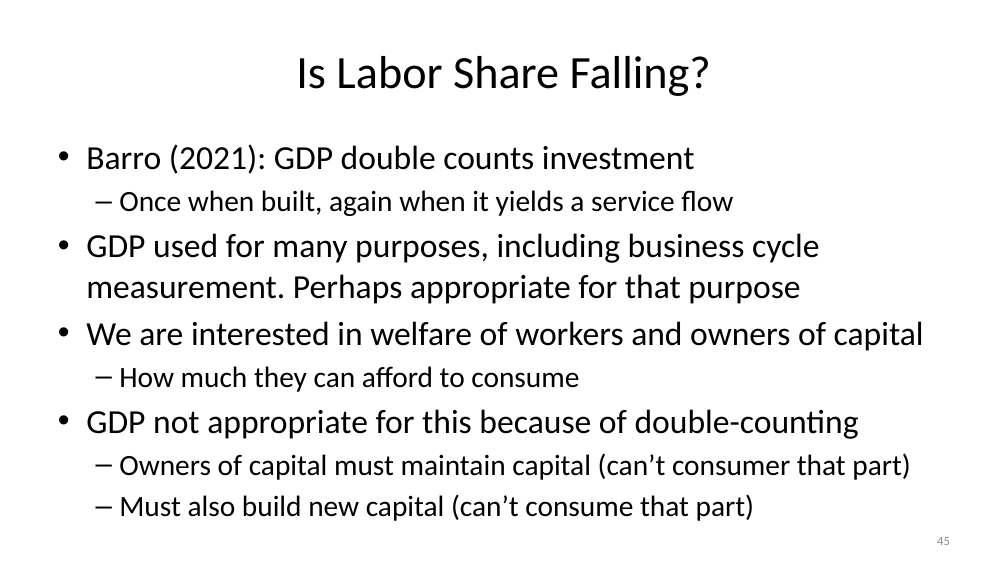
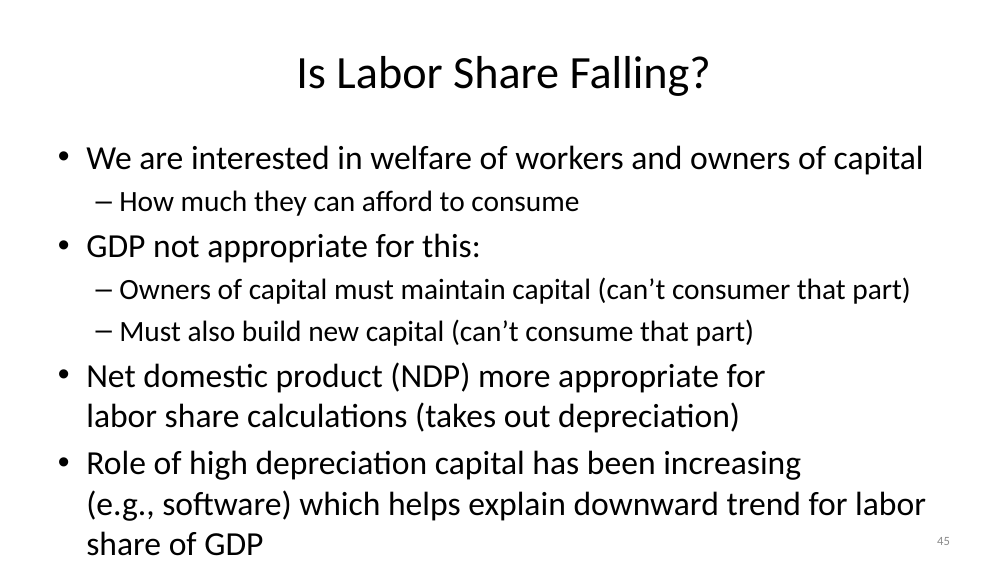
Before and after one commit to jonsteinsson/jonsteinsson.github.io, a slide deck: slide 45 of static/teaching/ProductionSlides.pptx. Drawn at 1008x567 pixels with LibreOffice and Linux fonts; fonts in the diff are those of the drawing. Boxes give left, top, right and bottom in pixels: in the first picture for what was removed or moved away, otherwise in the second. Text is boxed around its words. In the diff, an @@ line names an element or a change of style, - is before the commit and + after.

Commit message:
Update Production Chapter

```diff
--- a/static/teaching/ProductionSlides.pptx
+++ b/static/teaching/ProductionSlides.pptx
@@ text at (86, 144, 820, 304): paragraphs removed @@
-• Barro (2021): GDP double counts investment
-  – Once when built, again when it yields a service flow
-• GDP used for many purposes, including business cycle measurement. Perhaps appropriate for that purpose
@@ text at (86, 233, 481, 263): text changed @@
-• GDP not appropriate for this because of double-counting
+• GDP not appropriate for this:
@@ text at (86, 362, 926, 556): paragraphs added @@
+• Net domestic product (NDP) more appropriate for
+  labor share calculations (takes out depreciation)
+• Role of high depreciation capital has been increasing
+  (e.g., software) which helps explain downward trend for labor share of GDP
```
Also in this commit, not shown: 4 other slides changed, 9 slides added, 2 slides removed, 1 other file.
